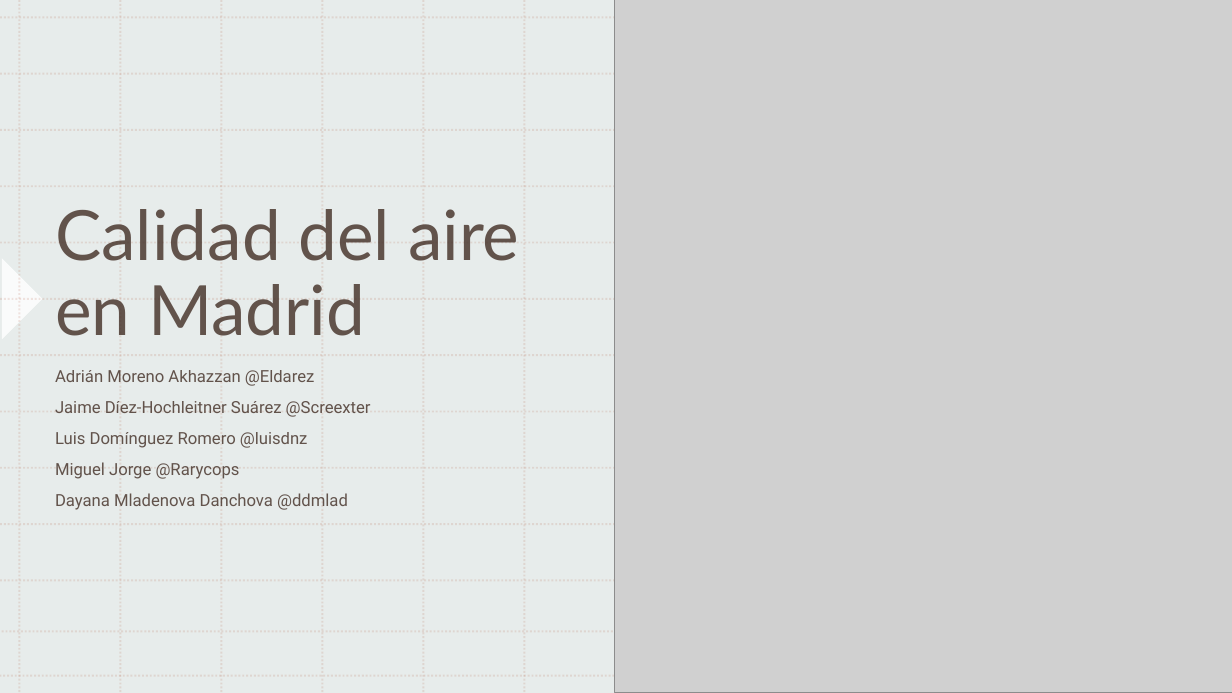
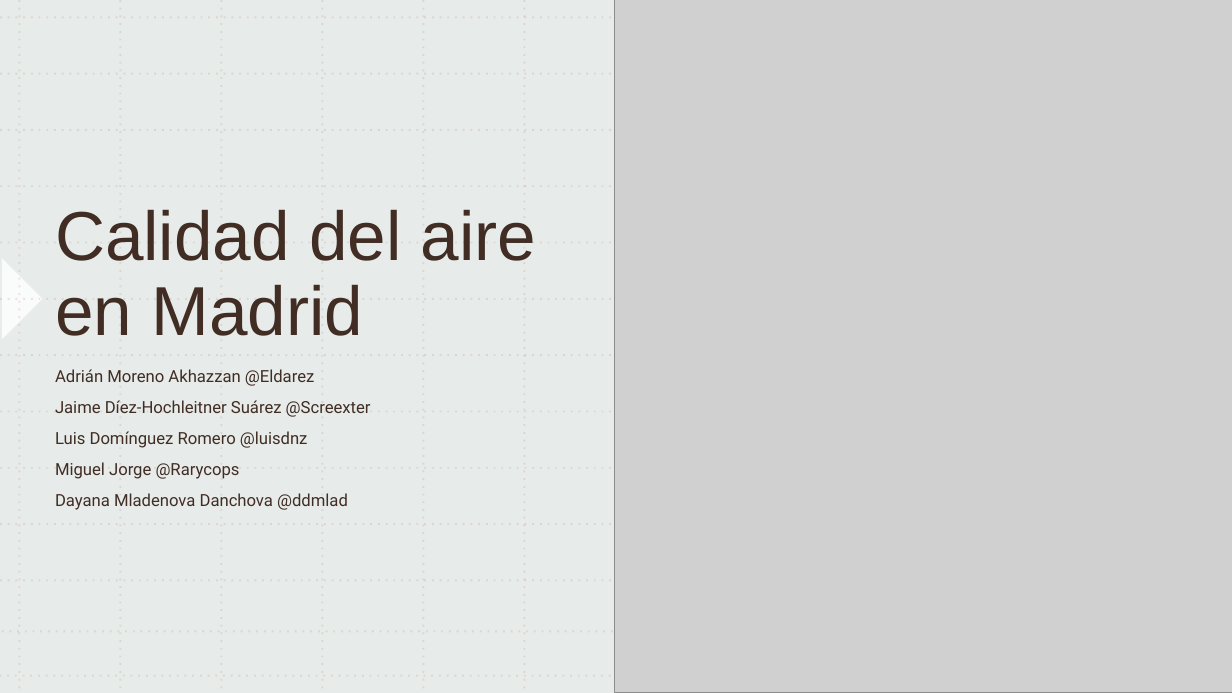
Before and after one commit to jdlgc/Curso2021-2022, a slide deck: slide 1 of HandsOn/Group19/presentation/Calidad_del_aire_en_Madrid.pptx. Drawn at 1232x693 pixels with LibreOffice and Linux fonts; fonts in the diff are those of the drawing; grey boxes stand for pictures. Boxes give left, top, right and bottom in pixels: in the first picture for what was removed or moved away, otherwise in the second. Text is boxed around its words. In the diff, an @@ line names an element or a change of style, - is before the commit and + after.

```diff
--- a/HandsOn/Group19/presentation/Calidad_del_aire_en_Madrid.pptx
+++ b/HandsOn/Group19/presentation/Calidad_del_aire_en_Madrid.pptx
@@ title "Calidad del aire en Madrid" at (55, 209, 537, 336): font Lato to Arial, text colour #412D24 at 80% opacity to #412D24 @@
@@ subtitle "Adrián Moreno Akhazzan @Eldarez" at (55, 369, 371, 510): text colour #412D24 at 80% opacity to #412D24; less space between paragraphs @@
@@ freeform shape at (0, 506, 282, 693): fill #5E8635 at 20% opacity to #5E8634 at 20% opacity @@
```
Also in this commit, not shown: 10 other slides changed, 2 slides removed, 2 other files.
